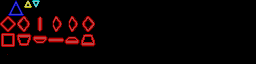
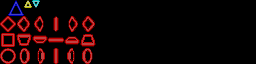
Revision of a layered 256 x 64 image; what changed, layer by layer:
painted on "sprites.png" over [0, 16, 93, 64]
